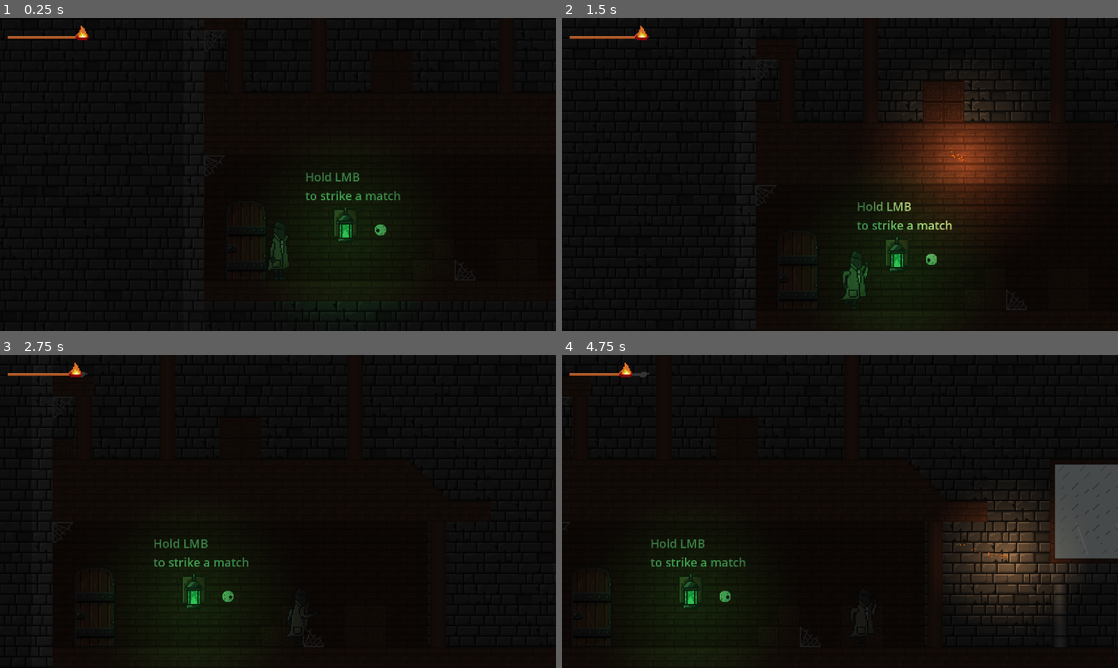
Above: before the commit, frames 1-4 (two rows, left to right).
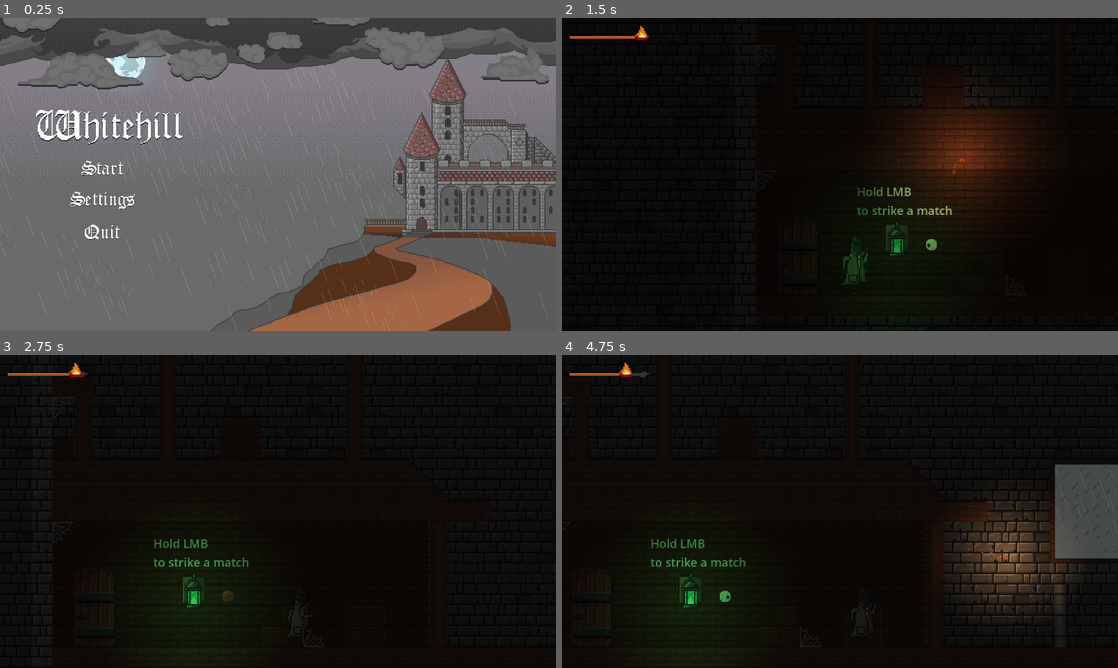
Above: after the commit, the same moments.

Repository: lestercantor/gwj-74---haunted
Game: Godot game, scene res://Art Assets/Art Scenes/MainMenuBackground.tscn
Two runs of this game, one before a commit and one after it. Both use one fixed random seed, a clock stepped at 60 frames per second and the inputs below. Before the commit the project starts from res://Level/Level.tscn.
Inputs (mouse positions are in pixels of both pictures, inside the frame that each line leads up to):
- Up to frame 1 (0.25 s): no input
- Up to frame 2 (1.5 s): click (662, 168) at 0.52 s; move the mouse to (962, 158) at 1.27 s; press the mouse at (962, 158) at 1.28 s; hold D (move_right) from 1.28 s (still down)
- Up to frame 3 (2.75 s): keep holding D (move_right); tap Space (jump) at 1.52, 2.27 s; move the mouse to (166, 527) at 2.02 s; release the mouse at (166, 527) at 2.03 s; click (166, 527) at 2.1 s
- Up to frame 4 (4.75 s): move the mouse to (895, 442) at 2.77 s; release D (move_right) at 2.78 s; press the mouse at (895, 442) at 2.78 s; hold A (move_left) 2.78-3.53 s; move the mouse to (812, 574) at 3.52 s; release the mouse at (812, 574) at 3.53 s; hold D (move_right) from 3.53 s (still down); click (812, 574) at 3.6 s; tap Space (jump) at 3.77, 4.52 s; move the mouse to (1006, 558) at 4.27 s; press the mouse at (1006, 558) at 4.28 s

The runs differ from the first frame. In frame 1, 100% of the frame differs, in the area x 0-100%, y 0-100%; in frame 2, 4.2%; in frame 3, less than 0.1%; in frame 4, less than 0.1%.

Commit message:
finalised project settings

Diff:
--- a/project.godot
+++ b/project.godot
@@ -11,7 +11,7 @@
 [application]
 
 config/name="GWJ 74 - Haunted"
-run/main_scene="res://Level/Level.tscn"
+run/main_scene="res://Art Assets/Art Scenes/MainMenuBackground.tscn"
 config/features=PackedStringArray("4.3", "Forward Plus")
 config/icon="res://icon.svg"
 config/custom_image=""
@@ -19,12 +19,14 @@
 [autoload]
 
 GlobalSignals="*res://Globals/GlobalSignals.gd"
+GlobalCounter="*res://Globals/GlobalCounter.gd"
 TransitionScreen="*res://Globals/transition_screen.tscn"
 
 [display]
 
 window/size/viewport_width=1280
 window/size/viewport_height=720
+window/size/mode=3
 window/stretch/mode="viewport"
 <<<<<<<HEADwindow/stretch/mode="viewport"
 
